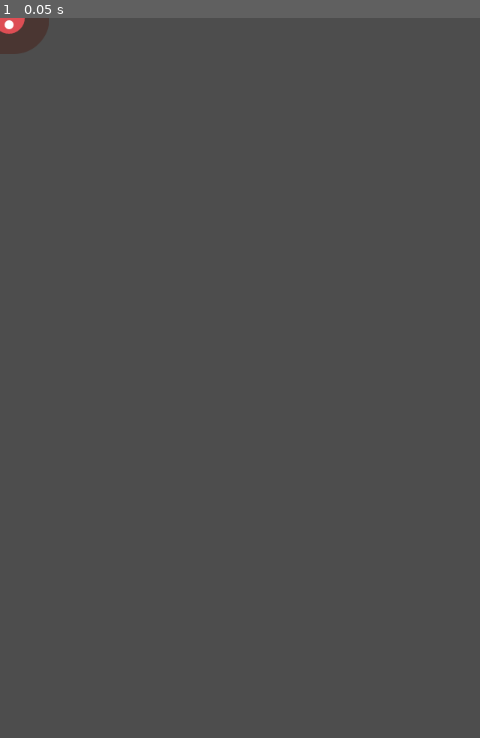
Above: before the commit, frame 1.
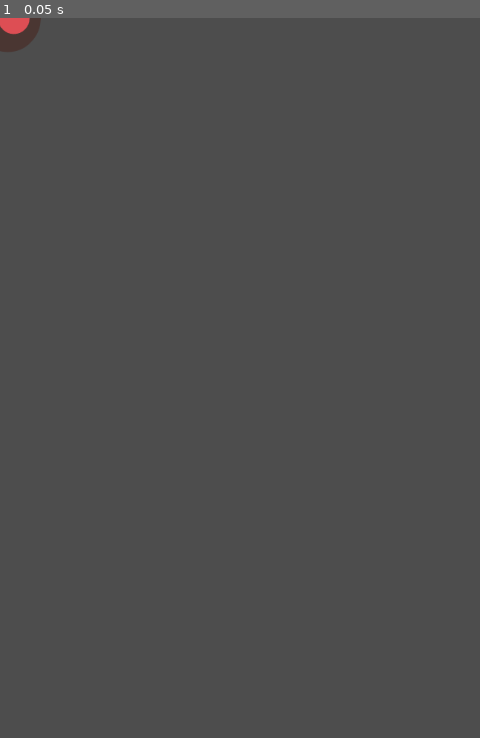
Above: after the commit, the same moment.

Repository: leommartin/DodgeTheCreeps
Game: Godot game, scene res://mob.tscn
The game is run twice, just before and just after one commit, with the same random seed, the same clock (stepped at 60 frames per second) and the same inputs. The project has no main scene, so this scene is started directly.
Inputs:
- Up to frame 1 (0.05 s): no input

The runs differ from the first frame. In frame 1, 0.1% of the frame differs, in the area x 0-11%, y 0-5%.
Error before the commit: Invalid assignment of property or key 'animation' with value of type 'String' on a base object of type 'null instance'. (res://mob.gd:10)

Commit message:
arrumando nome do nó filho de Mob

Diff:
--- a/dodgethecreeps/mob.gd
+++ b/dodgethecreeps/mob.gd
@@ -7,7 +7,7 @@
 
 # Called when the node enters the scene tree for the first time.
 func _ready():
-	$AnimatedSprite.animation = mob_types[randi() % mob_types.size()]
+	$AnimatedSprite2D.animation = mob_types[randi() % mob_types.size()]
 	# randi() % n obtains an integer between 0 and n - 1
 
 # Called every frame. 'delta' is the elapsed time since the previous frame.
